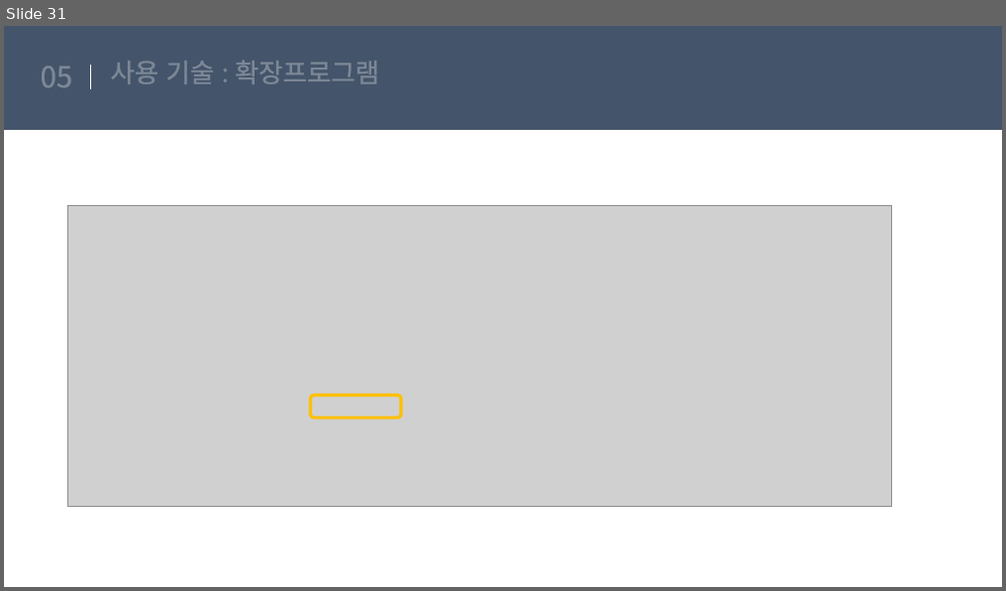
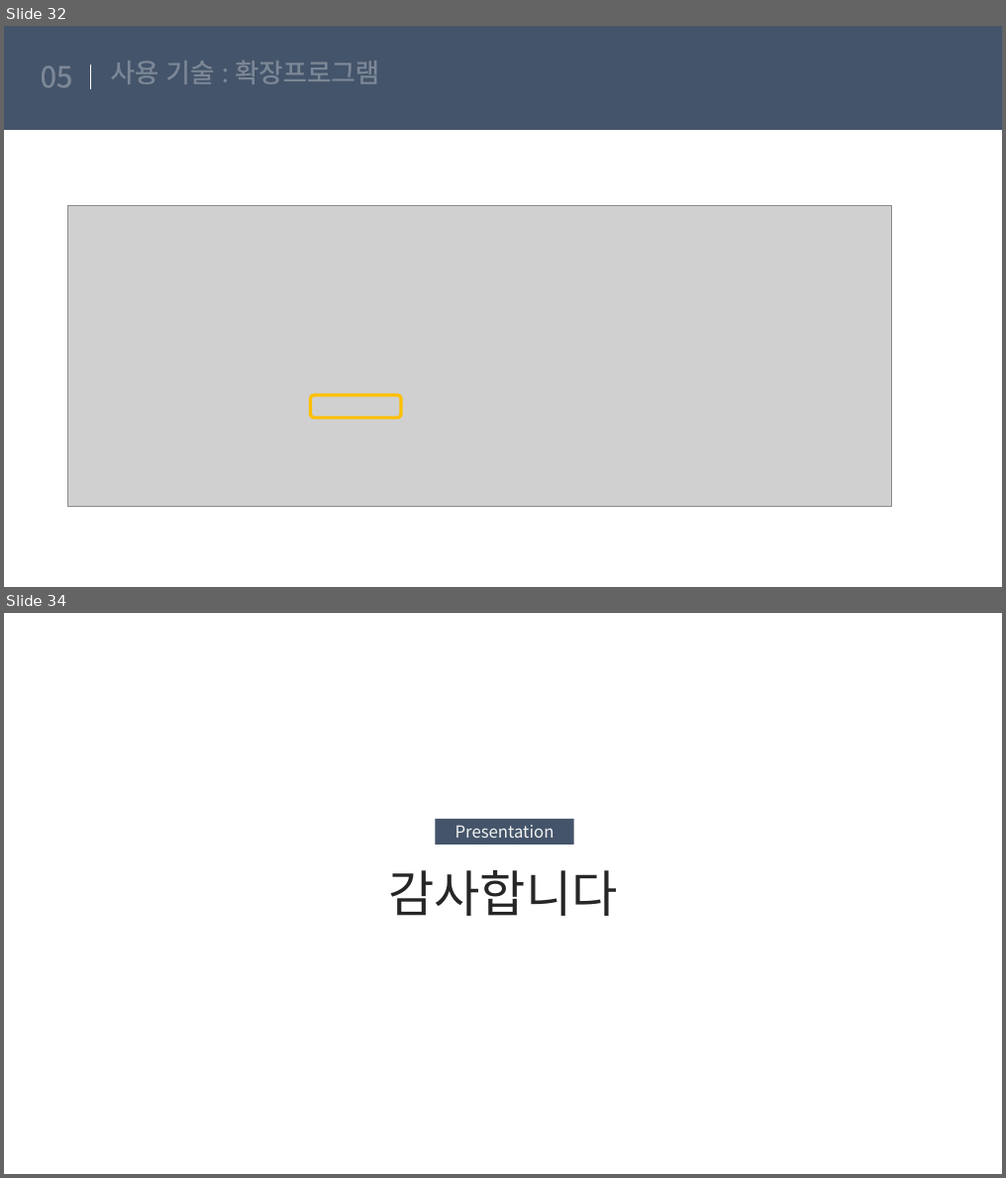
Before and after one commit to suna05/fanduck, a slide deck: suna/8월 30일 수/0830팬덕.pptx. Shown one above the other, each under a label of ours: slide 31 before the commit, slides 32 and 34 after it; the slides between them are not shown. The pictures are 1006x591 and 1006x1178 pixels, drawn with LibreOffice and Linux fonts; fonts in the diff are those of the drawing; grey boxes stand for pictures. Boxes give left, top, right and bottom in pixels: in the first picture for what was removed or moved away, otherwise in the second. Text is boxed around its words. In the diff, an @@ line names an element or a change of style, - is before the commit and + after.

```diff
--- a/suna/8월 30일 수/0830팬덕.pptx
+++ b/suna/8월 30일 수/0830팬덕.pptx
@@ slide 34 added at (4, 613, 1002, 1174), background #FFFFFF @@
@@ rectangle added at (436, 819, 573, 845), fill #44546A @@
@@ text added at (455, 825, 554, 838), 16 pt, text #F2F2F2 @@
+Presentation
@@ text added at (388, 870, 618, 916), 48 pt, text #262626 @@
+감사합니다
@@ what was slide 31 is now slide 32 @@
```
Also in this commit, not shown: 3 slides changed, 1 other slide added, 1 slide removed.
